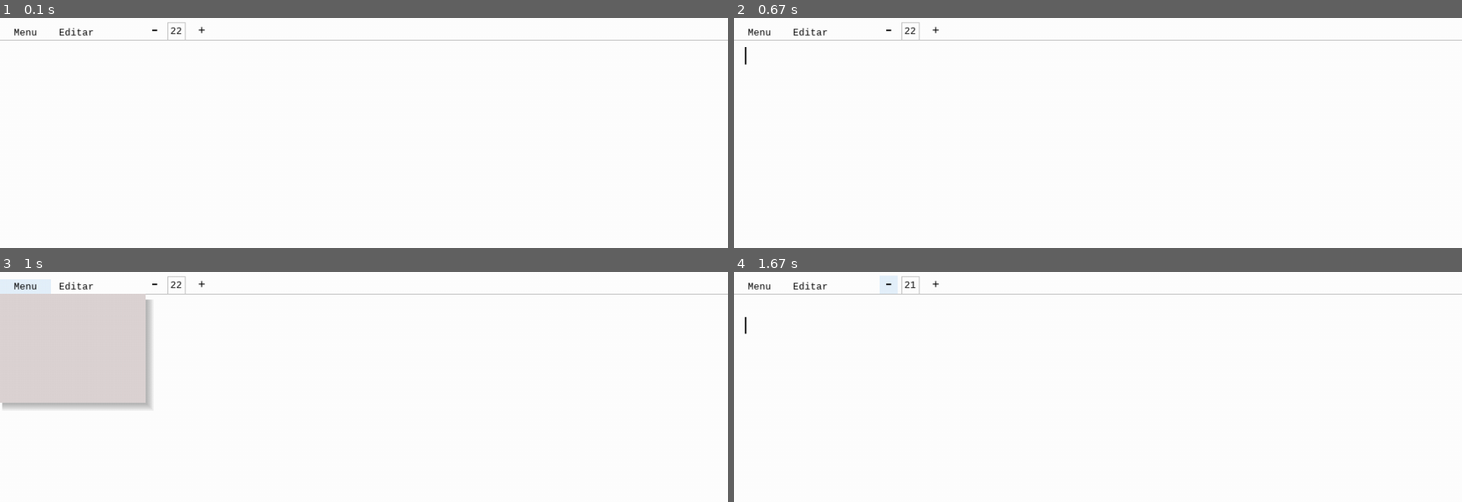
Above: before the commit, frames 1-4 (two rows, left to right).
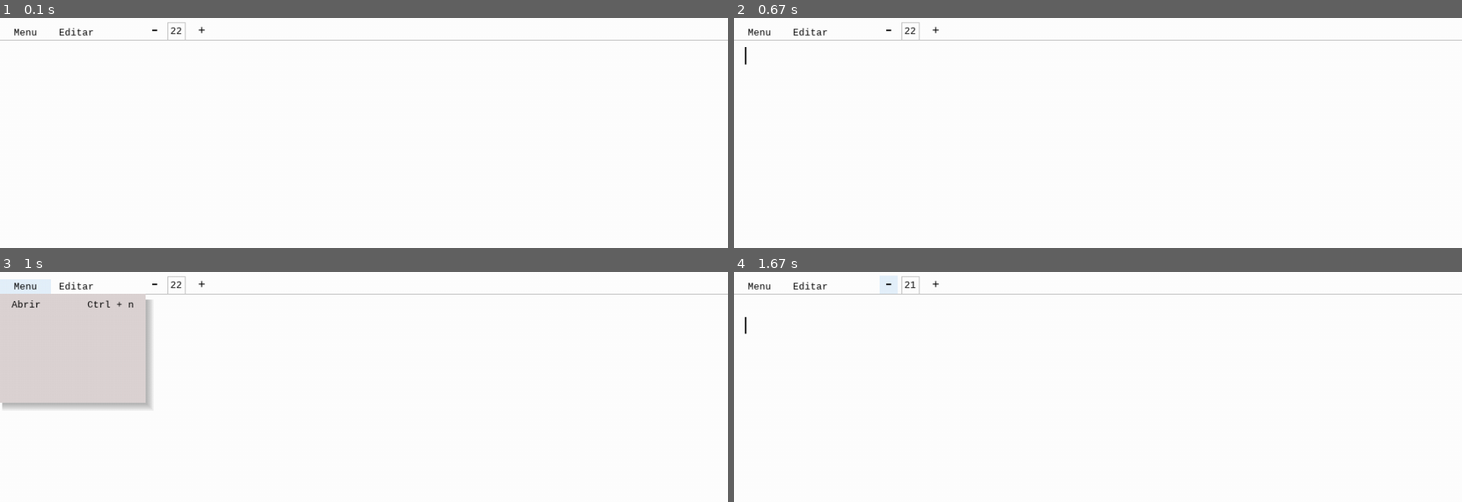
Above: after the commit, the same moments.

Repository: PedroGoulartbranco/Bloco-de-notas-pygame
Game: pygame game, started from main.py
The game is run twice, just before and just after one commit, with the same random seed, the same clock (stepped at 60 frames per second) and the same inputs.
Inputs:
- Up to frame 1 (0.1 s): no input
- Up to frame 2 (0.67 s): hold Right from 0.33 s (still down)
- Up to frame 3 (1 s): release Right at 0.8 s; click "Menu" at 0.93 s
- Up to frame 4 (1.67 s): click "-" at 1.27 s; tap Enter at 1.55 s

Frames 1-2 are identical in both runs. In frame 3, 0.1% of the frame differs, in the area x 1-19%, y 12-16%; in frame 4, nothing differs.

Commit message:
começando os botoes do menu de arquivo

Diff:
--- a/main.py
+++ b/main.py
@@ -119,7 +119,16 @@
         sombra_menu_opcoes = pygame.Surface((200 + 2 * i, 145 + 2 * i), pygame.SRCALPHA)
         sombra_menu_opcoes.fill((0,0,0,15))
         tela.blit(sombra_menu_opcoes, (3, 38))
+
+    botao_abrir_arquivo = pygame.Rect(0, 30, 200, 30)
+
     pygame.draw.rect(tela, "#DDD4D4", menu_opcoes)
+
+    #--------- Desenhar Botões --------
+    pygame.draw.rect(tela, "#DDD4D4", botao_abrir_arquivo)
+    texto_botao_abrir_arquivo =  fonte_menu.render("Abrir        Ctrl + n", True, "black")
+    coordenada_texto_botao_abrir_arquivo = texto_botao_abrir_arquivo.get_rect(center=botao_abrir_arquivo.center)
+    tela.blit(texto_botao_abrir_arquivo, coordenada_texto_botao_abrir_arquivo)
 
 def escrever(letra):
     linhas[linha_atual]["texto"] += letra
@@ -191,7 +200,6 @@
                 print(botoes_do_menu_aparecer)
                 abriu_menu_primeira_vez = True
             if mouse_encima_do_menu_de_opcoes == False and botoes_do_menu_aparecer == True and abriu_menu_primeira_vez == False:
-                print("ooooooooooooo")
                 botoes_do_menu_aparecer = False
                 mouse_encima_do_menu_de_opcoes = False
 
@@ -284,11 +292,9 @@
         desenhar_menu_opcoes()
         if menu_opcoes.collidepoint(posicao_mouse):
             mouse_encima_do_menu_de_opcoes = True
-            print("Dentro", mouse_encima_do_menu_de_opcoes)
             abriu_menu_primeira_vez = False
         else:
             mouse_encima_do_menu_de_opcoes = False
-            print("Fora", mouse_encima_do_menu_de_opcoes)
             abriu_menu_primeira_vez = False
 
 
